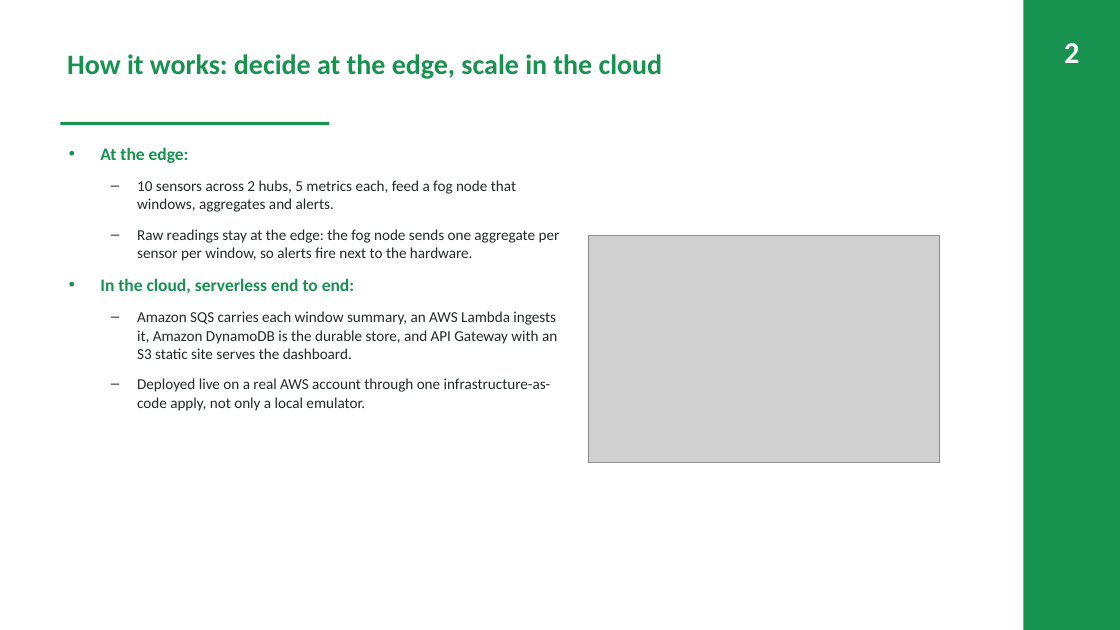
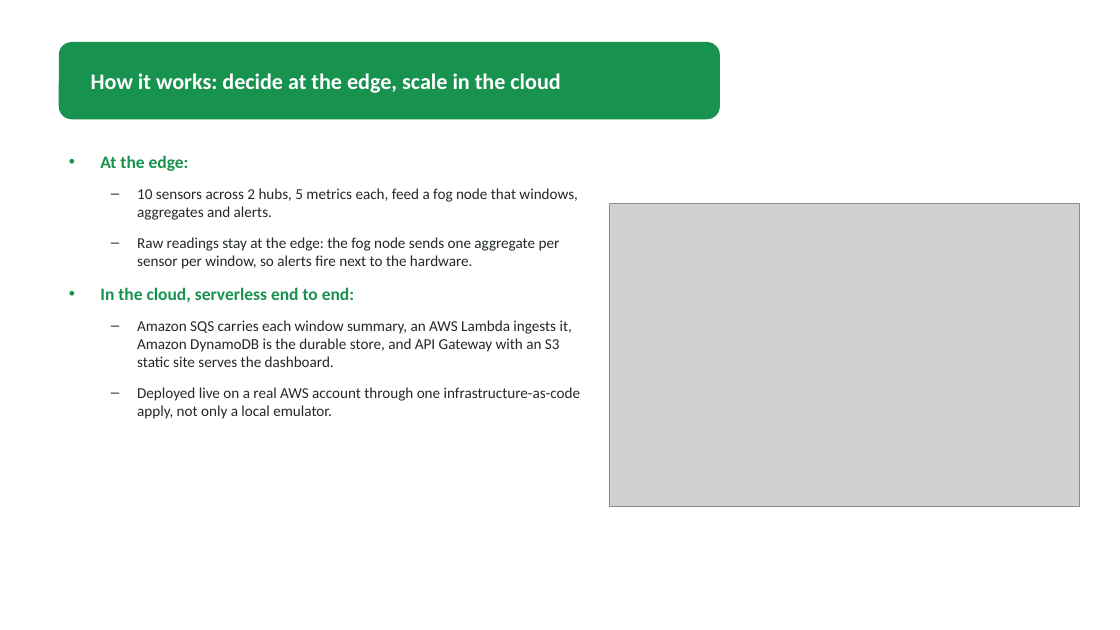
Before and after one commit to valletivarish/FEC_version_2, a slide deck: slide 3 of ppt/X24303046_ev-charging-network.pptx. Drawn at 1120x630 pixels with LibreOffice and Linux fonts; fonts in the diff are those of the drawing; grey boxes stand for pictures. Boxes give left, top, right and bottom in pixels: in the first picture for what was removed or moved away, otherwise in the second. Text is boxed around its words. In the diff, an @@ line names an element or a change of style, - is before the commit and + after.

Commit message:
Give every deployed deck a unique background architecture: add 4 new layouts (lspine, tint, corner, blocktitle); move Vishvaksen->tint, Hrishikesh->lspine, Nemi->blocktitle, Kasireddy->corner so no two of the 12 deployed decks share a content archetype

```diff
--- a/ppt/X24303046_ev-charging-network.pptx
+++ b/ppt/X24303046_ev-charging-network.pptx
@@ rectangle removed at (x1=1023, y1=0, x2=1120, y2=630) @@
@@ rounded rectangle added at (x1=59, y1=42, x2=720, y2=119), fill #17924F @@
@@ title "How it works: decide at ..." moved from (x1=67, y1=54, x2=663, y2=79) to (x1=91, y1=73, x2=560, y2=93) @@
@@ title "How it works: decide at ..." at (x1=91, y1=73, x2=560, y2=93): size 24 to 19 pt, text colour #17924F to #FFFFFF; vertical alignment top to middle @@
@@ text removed at (x1=1064, y1=43, x2=1079, y2=63) @@
-2
@@ text "At the edge:" rewrapped from (x1=100, y1=147, x2=560, y2=411) to (x1=100, y1=155, x2=580, y2=419) @@
@@ rectangle removed at (x1=60, y1=122, x2=329, y2=125) @@
@@ picture resized from (x1=588, y1=235, x2=939, y2=462) to (x1=609, y1=203, x2=1080, y2=507) @@
```
Also in this commit, not shown: 4 other slides changed, 24 other files.
